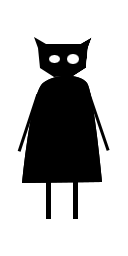
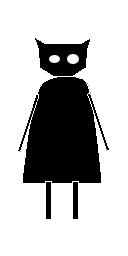
Two versions of the same layered image (128×256). Layer-by-layer changes:
painted on "Réteg 6" over [17, 94, 39, 152]
painted on "Réteg 5" over [87, 93, 110, 151]
painted on "Réteg 2" over [34, 37, 91, 77]
painted on "Réteg 1" over [22, 76, 102, 183]
removed layer "Háttérszín" over [17, 37, 110, 183]
